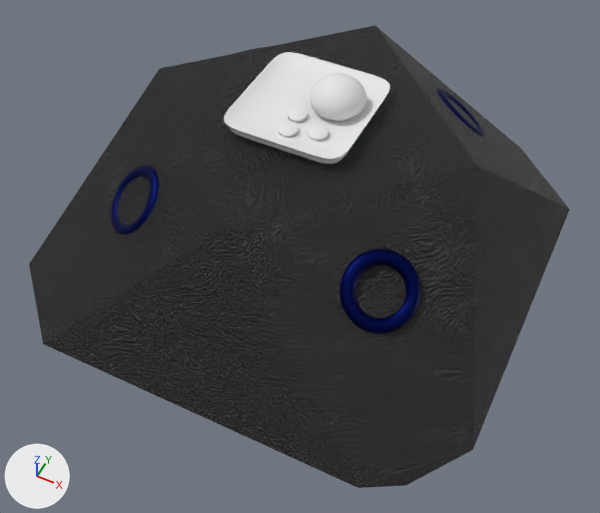
Two versions of the Blender file algo.blend, one commit apart.
Rendered twice from a 50 mm camera at (3.9, -8.0, 9.5) aimed at (0.3, -0.8, 0.4). Arrows for +X, +Y and +Z are at lower left; the lights stay in place.
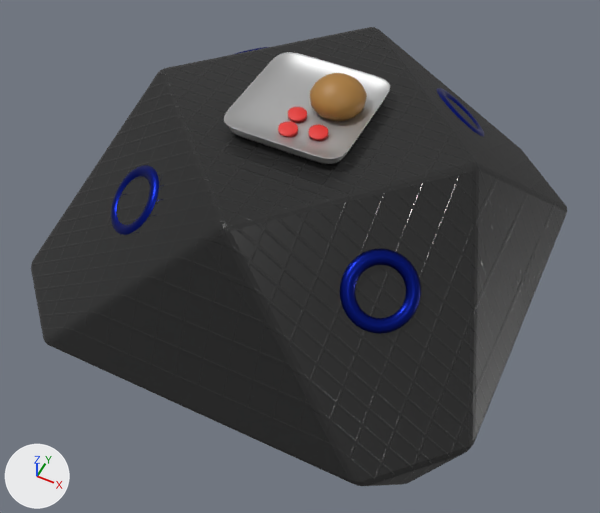
Commit message: Ahora con colores

What changed in the scene script:
```text
Change mat_material:
    remove # nodes: BsdfPrincipled, Bump, OutputMaterial, TexNoise
    remove # colours: dark grey #484848
    nodes: BsdfPrincipled, Bump, Mix, OutputMaterial, TexBrick
    colours: black #212121, white #ffffff, dark grey #535353
Change mat_aros:
    mat_aros.base_color: (0.00295, 0.0066, 0.0803) -> (0.00486, 0.0135, 0.217)  # dark blue #0a1350 -> blue #0f1f80
    mat_aros.roughness: 0.5 -> 0.359
    add mat_aros.specular_ior_level = 0.291
Add mat_carne:
    mat_carne = principled_material('Carne')
    mat_carne.base_color = (0.8, 0.0382, 0.034)  # red #e73734
Add mat_pan:
    mat_pan = principled_material('pan')
    mat_pan.base_color = (0.413, 0.204, 0.0444)  # brown #ac7d3b
Add mat_plato:
    mat_plato = principled_material('Plato')
    mat_plato.base_color = (0.685, 0.685, 0.685)  # light grey #d8d8d8
    mat_plato.metallic = 1.0
Change me_cube_001:
    where me_cube_001.from_pydata(...)  # 82 vertices, 80 faces; spans x -1.93..1.93, y -1.0..1.0, z -1.0..1.0
    add me_cube_001.materials.append(mat_plato)  # light grey #d8d8d8
Change me_sphere:
    where me_sphere.from_pydata(...)  # 353 vertices, 350 faces; spans x -0.92..0.92, y -0.92..0.92, z -0.14..1.0
    add me_sphere.materials.append(mat_pan)  # brown #ac7d3b
Change me_cylinder:
    where me_cylinder.from_pydata(...)  # 64 vertices, 34 faces; spans x -1.0..1.0, y -1.0..1.0, z -1.0..1.0
    add me_cylinder.materials.append(mat_carne)  # red #e73734
Change me_cylinder_001:
    where me_cylinder_001.from_pydata(...)  # 64 vertices, 34 faces; spans x -1.0..1.0, y -1.0..1.0, z -1.0..1.0
    add me_cylinder_001.materials.append(mat_carne)  # red #e73734
Change me_cylinder_002:
    where me_cylinder_002.from_pydata(...)  # 64 vertices, 34 faces; spans x -1.0..1.0, y -1.0..1.0, z -1.0..1.0
    add me_cylinder_002.materials.append(mat_carne)  # red #e73734
Change ob_cube:
    add _m = ob_cube.modifiers.new('Bevel', 'BEVEL')
    add _m.width = 0.06
    add _m.width_pct = 0.06
    add _m.segments = 2
    add _m.limit_method = 'NONE'
    add _m.spread = 0.0
```

What differs and where, as boxes [x1, y1, x2, y2] in the pictures (600 x 513 px):
'Cube', surface changed, modifiers changed (black to grey)
    before: [29, 26, 570, 488]
    after: [31, 27, 567, 486]
'Cube.001', recoloured (white to grey)
    both: [224, 52, 390, 164]
'Torus', recoloured
    both: [340, 248, 421, 334]
'Sphere', recoloured (white to brown)
    both: [310, 73, 367, 121]
'Torus.003', recoloured
    both: [111, 165, 159, 235]
'Torus.001', recoloured
    both: [436, 88, 484, 137]
'Cylinder', recoloured (white to red)
    both: [309, 125, 328, 141]
'Cylinder.001', recoloured (white to red)
    both: [278, 121, 298, 137]
'Cylinder.002', recoloured (white to red)
    both: [288, 107, 307, 123]
'Torus.002', recoloured
    both: [232, 47, 268, 55]
